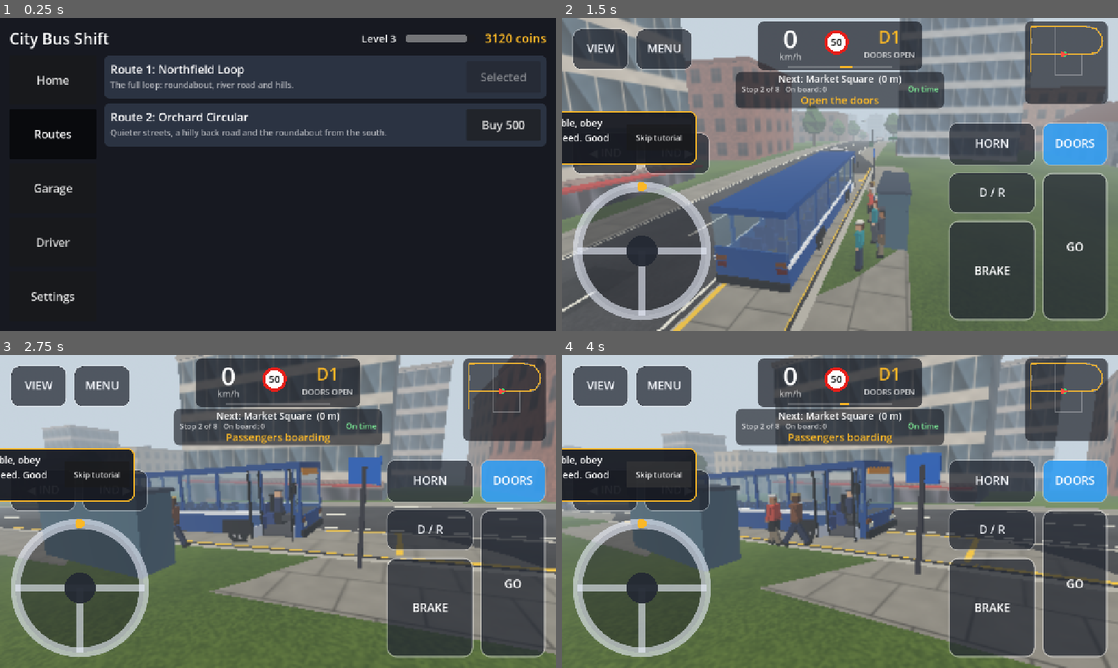
Above: before the commit, frames 1-4 (two rows, left to right).
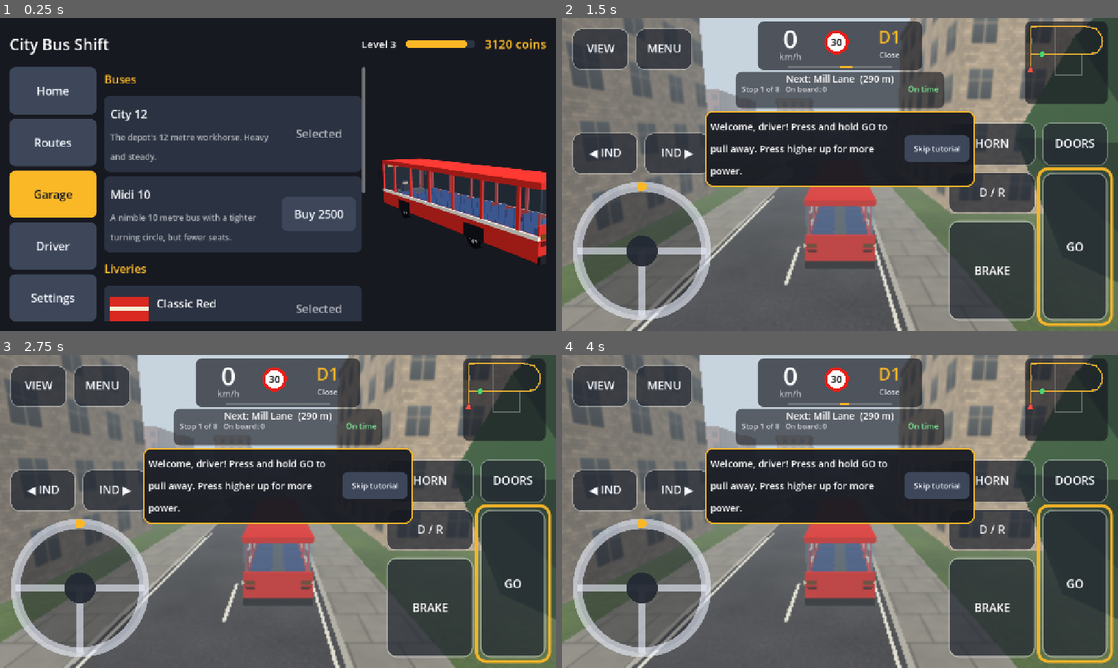
Above: after the commit, the same moments.

Repository: farestagegames/buseta
Game: Godot game, scene res://tools/screenshot_runner.tscn
Same seed, same stepped clock (60 frames per second), same inputs: the game is played once before the commit and once after it. This scene is started directly instead of the project's main scene. Sound files missing from this copy of the repository are replaced by a short silence.
Inputs (mouse positions are in pixels of both pictures, inside the frame that each line leads up to):
- Up to frame 1 (0.25 s): no input
- Up to frame 2 (1.5 s): tap Enter at 0.5 s; move the mouse to (962, 158) at 0.52 s; hold D 0.53-1.25 s; hold Shift 0.53-1.25 s; click (962, 158) at 0.67 s; tap Space at 0.77 s; click "Skip" at 1.25 s
- Up to frame 3 (2.75 s): drag from (166, 527) to (250, 574) at 2.02 s
- Up to frame 4 (4 s): move the mouse to (895, 442) at 2.77 s; hold D 2.78-3.5 s; tap Ctrl at 2.85 s; drag from (812, 574) to (673, 464) at 3.52 s

The runs differ from the first frame. In frame 1, 54% of the frame differs, in the area x 1-99%, y 4-97%; in frame 2, 61%; in frame 3, 67%, in the area x 0-100%, y 0-100%; in frame 4, 65%.

Commit message:
Finish Phase 5 build: docs, credits and packaging for fonts and licences
Co-Authored-By: Claude Opus 5.5 <noreply@anthropic.com>

Diff:
--- a/scripts/core/lang.gd
+++ b/scripts/core/lang.gd
@@ -57,4 +57,4 @@
 	variation.fallbacks = [load(HINDI_FONT), load(ARABIC_FONT)]
 	font = variation
 	ThemeDB.fallback_font = variation
-	get_tree().root.theme = UiStyle.build(variation)
+	UiStyle.apply(variation)
--- a/scripts/tutorial/tutorial_panel.gd
+++ b/scripts/tutorial/tutorial_panel.gd
@@ -16,7 +16,7 @@
 
 
 func _ready() -> void:
-	set_anchors_preset(Control.PRESET_FULL_RECT)
+	set_anchors_and_offsets_preset(Control.PRESET_FULL_RECT)
 	mouse_filter = Control.MOUSE_FILTER_IGNORE
 	visible = false
 	_ring_style.draw_center = false
--- a/scripts/ui/drive_hud.gd
+++ b/scripts/ui/drive_hud.gd
@@ -38,6 +38,9 @@
 	var root := Control.new()
 	root.set_anchors_preset(Control.PRESET_FULL_RECT)
 	root.mouse_filter = Control.MOUSE_FILTER_IGNORE
+	# Thumbs do not change with the language: right-to-left text keeps the wheel on
+	# the left and the pedals on the right.
+	root.layout_direction = Control.LAYOUT_DIRECTION_LTR
 	add_child(root)
 	_apply_safe_area(root)
 
--- a/scripts/ui/ui_style.gd
+++ b/scripts/ui/ui_style.gd
@@ -12,10 +12,16 @@
 const MUTED := Color(1, 1, 1, 0.65)
 
 
-static func build(font: Font) -> Theme:
-	var theme := Theme.new()
+## Makes this the look of every control in the game.
+static func apply(font: Font) -> void:
+	var theme := ThemeDB.get_default_theme()
 	theme.default_font = font
 	theme.default_font_size = 22
+	theme.merge_with(build())
+
+
+static func build() -> Theme:
+	var theme := Theme.new()
 	theme.set_stylebox("normal", "Button", _box(RAISED))
 	theme.set_stylebox("hover", "Button", _box(RAISED.lightened(0.1)))
 	theme.set_stylebox("pressed", "Button", _box(ACCENT))
--- a/test/integration/test_city_shift.gd
+++ b/test/integration/test_city_shift.gd
@@ -504,3 +504,24 @@
 	_park_at(route_system.runner.current_stop())
 	await wait_physics_frames(3)
 	assert_false(hud.shift_panel._double_coins.visible)
+
+
+func test_right_to_left_language_keeps_the_driving_controls_in_place() -> void:
+	await wait_frames(2)
+	var wheel_x := (scene.get_node("Hud") as DriveHud).wheel.get_global_rect().position.x
+	GameSettings.language = "ar"
+	await wait_frames(3)
+	var hud: DriveHud = scene.get_node("Hud")
+	var width := get_viewport().get_visible_rect().size.x
+	assert_lt(hud.wheel.get_global_rect().get_center().x, width / 2.0, "Wheel stays on the left")
+	assert_gt(hud.throttle_pedal.get_global_rect().get_center().x, width / 2.0, "Pedals stay on the right")
+	assert_eq(hud.wheel.get_global_rect().position.x, wheel_x)
+	GameSettings.language = "en"
+
+
+func test_changing_language_updates_prompts_live() -> void:
+	GameSettings.language = "fr"
+	await wait_physics_frames(20)
+	var hud: DriveHud = scene.get_node("Hud")
+	assert_string_contains(hud.route_panel._line_one, "Prochain")
+	GameSettings.language = "en"
--- a/test/integration/test_first_shift.gd
+++ b/test/integration/test_first_shift.gd
@@ -76,3 +76,11 @@
 	Profile.data.intro_done = true
 	Profile.reset_tutorial()
 	assert_false(Profile.data.intro_done)
+
+
+func test_tutorial_message_is_fully_on_screen() -> void:
+	intro.skip()
+	await wait_frames(3)
+	var screen := get_viewport().get_visible_rect()
+	var panel: Control = hud.tutorial_panel.get_child(0)
+	assert_true(screen.encloses(panel.get_global_rect()), "Message must not run off the screen")
--- a/test/unit/test_graphics.gd
+++ b/test/unit/test_graphics.gd
@@ -50,3 +50,15 @@
 	var whole_vertices: int = whole_meshes[0].surface_get_array_len(0)
 	var split_vertices: int = split_meshes[0].surface_get_array_len(0) + split_meshes[1].surface_get_array_len(0)
 	assert_eq(split_vertices, whole_vertices)
+
+
+func test_game_style_reaches_every_button() -> void:
+	var box: StyleBoxFlat = ThemeDB.get_default_theme().get_stylebox("normal", "Button")
+	assert_eq(box.bg_color, UiStyle.RAISED)
+
+
+func test_language_change_does_not_reset_graphics() -> void:
+	var before := GameSettings.graphics_quality
+	GameSettings.language = "es"
+	assert_eq(GameSettings.graphics_quality, before)
+	GameSettings.language = "en"
--- a/tools/screenshot_runner.gd
+++ b/tools/screenshot_runner.gd
@@ -15,44 +15,88 @@
 	Profile.data.stats["shifts"] = 6
 	Profile.data.stats["passengers"] = 151
 	Profile.data.best_scores["route_01"] = 74
+	Profile.data.intro_done = true
+	GameSettings.language = "en"
+
 	var menu: MainMenu = load("res://scenes/main/main_menu.tscn").instantiate()
 	add_child(menu)
-	await _frames(10)
-	await _shot("1_home")
-	menu.show_tab(1)
-	await _frames(5)
-	await _shot("2_routes")
+	await _frames(12)
+	await _shot("01_home_en")
 	menu.show_tab(2)
-	await _frames(5)
-	await _shot("3_garage")
-	menu.show_tab(3)
-	await _frames(5)
-	await _shot("4_driver")
+	await _frames(8)
+	await _shot("02_garage_en")
 	menu.show_tab(4)
 	await _frames(5)
-	await _shot("5_settings")
+	await _shot("03_settings_en")
+	menu.show_tab(0)
+	GameSettings.language = "hi"
+	await _frames(8)
+	await _shot("04_home_hi")
+	GameSettings.language = "ar"
+	await _frames(8)
+	await _shot("05_home_ar")
+	menu.show_tab(4)
+	await _frames(5)
+	await _shot("06_settings_ar")
 	menu.free()
 
-	Profile.buy(Catalog.LIVERIES, "harbour_blue")
-	Profile.select(Catalog.LIVERIES, "harbour_blue")
+	Profile.data.intro_done = false
+	GameSettings.language = "en"
 	var scene: Node = load(SCENE).instantiate()
 	add_child(scene)
 	var city: CityShift = scene
+	await _seconds(2.0)
+	await _shot("07_intro_a")
+	await _seconds(4.0)
+	await _shot("08_intro_b")
+	await _seconds(6.0)
+	await _shot("09_intro_c")
+	await _seconds(2.5)
+	await _shot("10_tutorial_go")
+	city.get_node("Hud").tutorial_panel.hide_panel()
+	var tutorial: TutorialDirector = city.get_node("Tutorial")
+	tutorial.script_steps.index = 7
+	tutorial._shown_step = ""
+	var stop := city.route.stops[0]
 	var bus: BusController = scene.get_node("Bus")
-	await _frames(20)
-	var stop := city.route.stops[1]
-	city.route_system_for_tools().runner.stop_index = 1
 	GameEvents.bus_relocate_requested.emit(_rear_for(stop, bus.spec), stop.heading)
-	await _seconds(0.6)
-	GameEvents.door_toggle_requested.emit()
-	await _seconds(4.8)
-	await _shot("6_queue")
+	await _seconds(1.5)
+	await _shot("11_tutorial_doors")
+	tutorial.finish()
+
+	GameSettings.language = "ar"
+	await _seconds(1.0)
+	await _shot("12_hud_ar")
+	GameSettings.language = "hi"
+	await _seconds(1.0)
+	await _shot("13_hud_hi")
+	GameSettings.language = "fr"
+	await _seconds(1.0)
+	await _shot("14_hud_fr")
+	GameSettings.language = "ar"
+	GameEvents.bus_collided.emit(3.0)
 	var system := city.route_system_for_tools()
 	system.runner.stop_index = system.runner.stops.size() - 1
 	var last := city.route.stops[city.route.stops.size() - 1]
 	GameEvents.bus_relocate_requested.emit(_rear_for(last, bus.spec), last.heading)
 	await _seconds(1.0)
-	await _shot("7_report")
+	await _shot("15_report_ar")
+	scene.queue_free()
+	await _frames(3)
+
+	GameSettings.language = "en"
+	Profile.data.intro_done = true
+	for level: int in [GraphicsQuality.Level.HIGH, GraphicsQuality.Level.MEDIUM, GraphicsQuality.Level.LOW]:
+		GameSettings.graphics_quality = level
+		var quality_scene: Node = load(SCENE).instantiate()
+		add_child(quality_scene)
+		var quality_city: CityShift = quality_scene
+		await _frames(10)
+		_place(quality_city, "market_street", 60.0, 1.9, 1)
+		await _seconds(2.0)
+		await _shot("16_quality_%d" % level)
+		quality_scene.queue_free()
+		await _frames(3)
 	Profile.load_from("user://shots_save_unused.json")
 	get_tree().quit()
 
Not shown, changed: export_presets.cfg
